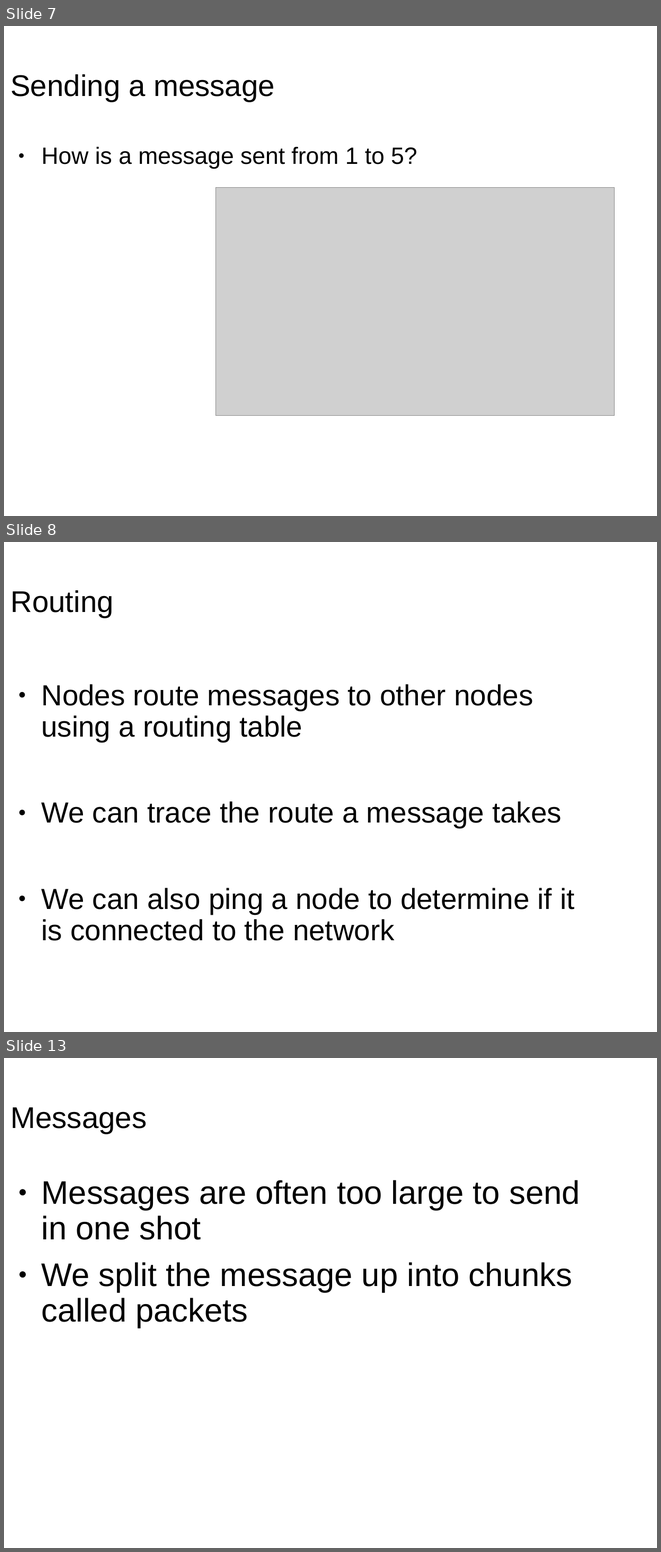
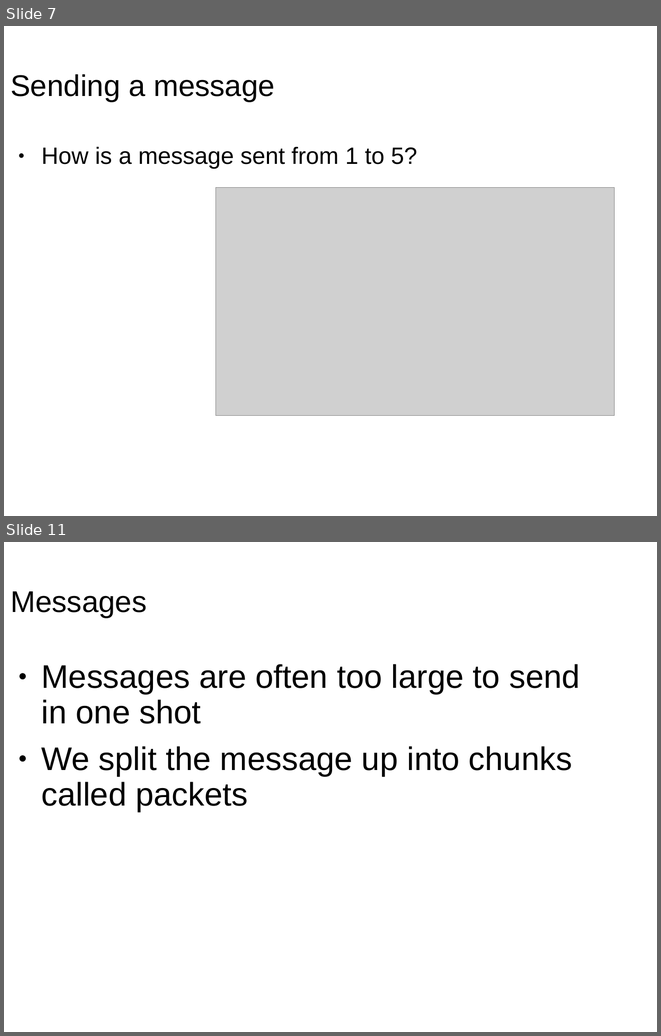
Before and after one commit to wu4f/cyberpdx-crypto, a slide deck: www/static/NetWorkProtocolsLecture4.pptx. Shown one above the other, each under a label of ours: slides 7, 8 and 13 before the commit, slides 7 and 11 after it; the slides between them are not shown. The pictures are 661x1552 and 661x1036 pixels, drawn with LibreOffice and Linux fonts; fonts in the diff are those of the drawing; grey boxes stand for pictures. Boxes give left, top, right and bottom in pixels: in the first picture for what was removed or moved away, otherwise in the second. Text is boxed around its words. In the diff, an @@ line names an element or a change of style, - is before the commit and + after.

```diff
--- a/www/static/NetWorkProtocolsLecture4.pptx
+++ b/www/static/NetWorkProtocolsLecture4.pptx
@@ slide 8 removed at box(4, 542, 657, 1032), background #FFFFFF @@
@@ title removed at box(10, 590, 113, 617) @@
-Routing
@@ text removed at box(42, 684, 574, 941) @@
-● Nodes route messages to other nodes using a routing table
-● We can trace the route a message takes
-● We can also ping a node to determine if it is connected to the network
@@ what was slide 13 is now slide 11 @@
```
Also in this commit, not shown: 10 slides changed, 2 slides added, 8 other slides removed, 4 other files.
